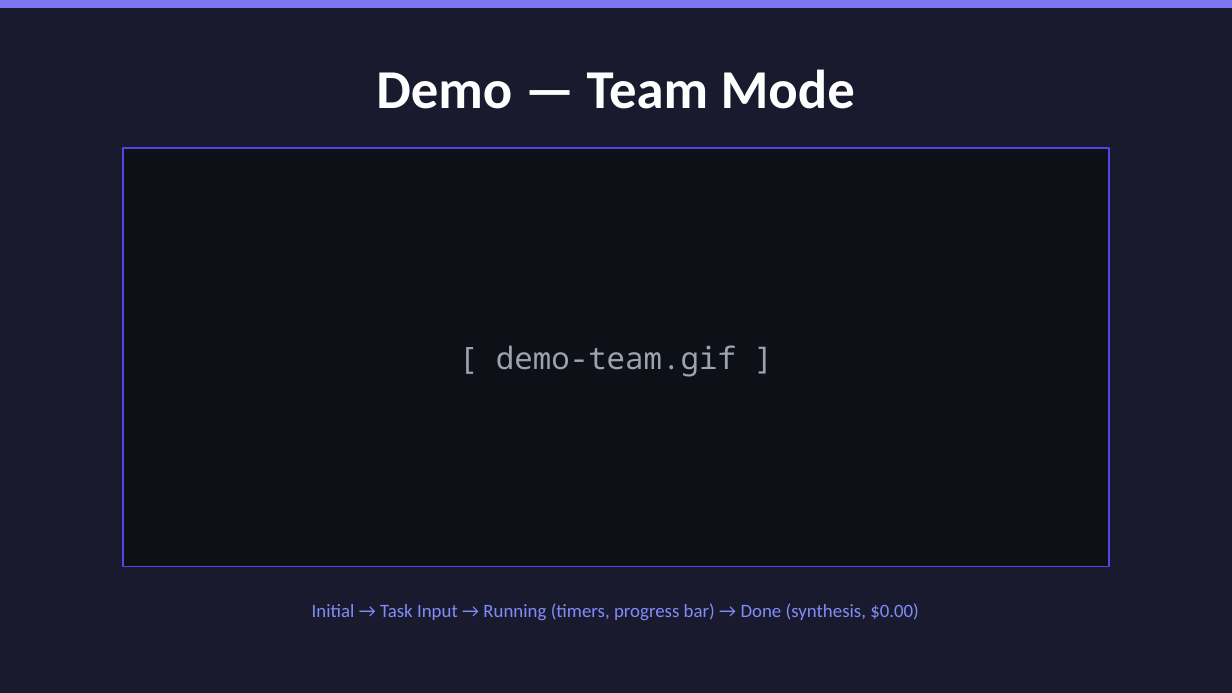
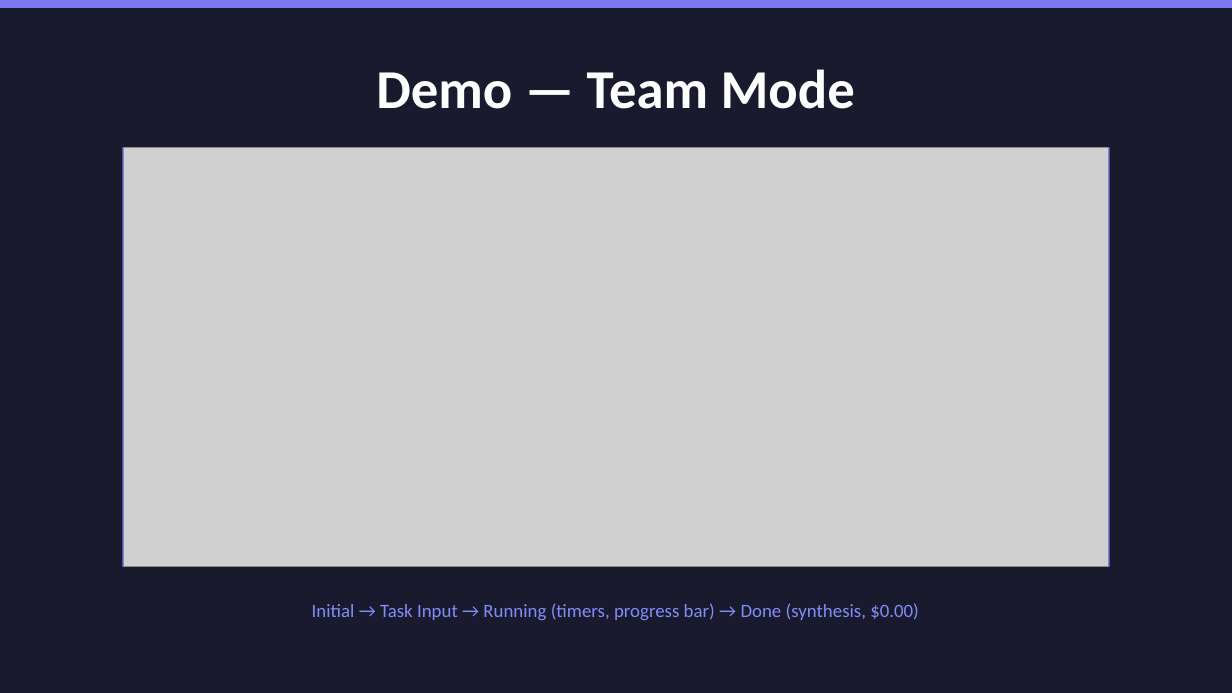
Before and after one commit to junegu-glitch/llm-smart-router, a slide deck: slide 7 of presentation/slides.pptx. Drawn at 1232x693 pixels with LibreOffice and Linux fonts; fonts in the diff are those of the drawing; grey boxes stand for pictures. Boxes give left, top, right and bottom in pixels: in the first picture for what was removed or moved away, otherwise in the second. Text is boxed around its words. In the diff, an @@ line names an element or a change of style, - is before the commit and + after.

```diff
--- a/presentation/slides.pptx
+++ b/presentation/slides.pptx
@@ picture added at [123, 148, 1109, 567] @@
@@ text removed at [496, 345, 736, 377] @@
-[ demo-team.gif ]
```
Also in this commit, not shown: 2 other slides changed, 1 other file.
